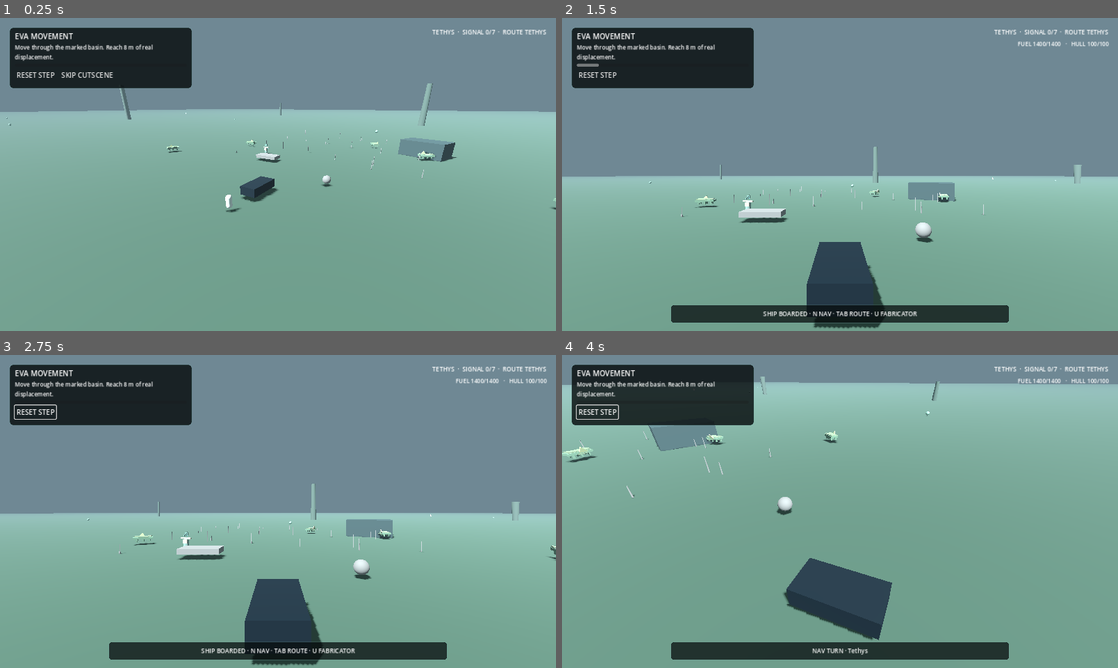
Above: before the commit, frames 1-4 (two rows, left to right).
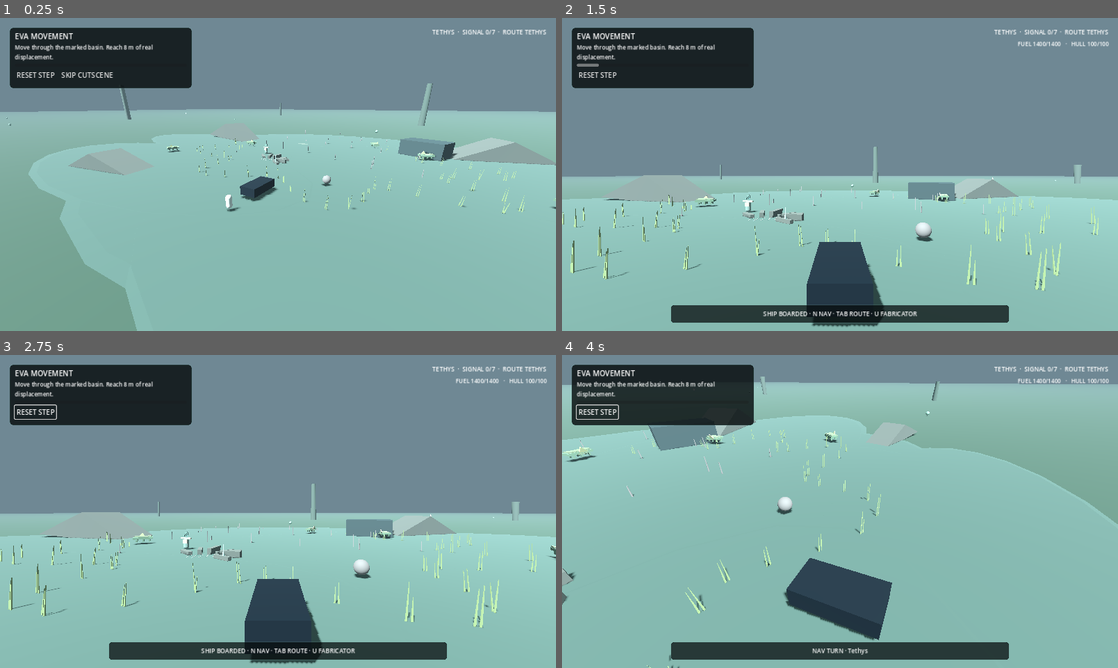
Above: after the commit, the same moments.

Repository: Islandyout/pale-signal
Game: Godot game, scene res://scenes/main.tscn
Same seed, same stepped clock (60 frames per second), same inputs: the game is played once before the commit and once after it.
Inputs (mouse positions are in pixels of both pictures, inside the frame that each line leads up to):
- Up to frame 1 (0.25 s): no input
- Up to frame 2 (1.5 s): click "SKIP CUTSCENE" at 0.5 s; tap Enter at 1.25 s; move the mouse to (962, 158) at 1.27 s; hold D (move_right) from 1.28 s (still down); hold E (interact) from 1.28 s (still down); click (962, 158) at 1.42 s
- Up to frame 3 (2.75 s): tap Space (jump) at 1.52 s; release D (move_right) at 2 s; release E (interact) at 2 s; click "RESET STEP" at 2 s
- Up to frame 4 (4 s): move the mouse to (812, 511) at 2.77 s; hold W (move_forward) from 2.78 s (still down); tap N (nav_toggle) at 2.85 s; move the mouse to (851, 505) at 3.52 s; hold F (scan) from 3.53 s (still down)

The runs differ from the first frame. In frame 1, 50% of the frame differs, in the area x 5-100%, y 37-100%; in frame 2, 37%; in frame 3, 37%; in frame 4, 64%, in the area x 0-100%, y 19-100%.

Commit message:
Mount authored Tethys environment layer

Diff:
--- a/reboot/scenes/main.tscn
+++ b/reboot/scenes/main.tscn
@@ -1,8 +1,9 @@
-[gd_scene load_steps=4 format=3]
+[gd_scene load_steps=5 format=3]
 
 [ext_resource path="res://scripts/game_root.gd" type="Script" id="1_root"]
 [ext_resource path="res://scripts/production_hud.gd" type="Script" id="2_hud"]
 [ext_resource path="res://scripts/wildlife_system.gd" type="Script" id="3_wildlife"]
+[ext_resource path="res://scripts/tethys_environment.gd" type="Script" id="4_tethys_environment"]
 
 [node name="PaleSignalReboot" type="Node3D"]
 script = ExtResource("1_root")
@@ -12,3 +13,6 @@
 
 [node name="TethysWildlife" type="Node3D" parent="."]
 script = ExtResource("3_wildlife")
+
+[node name="TethysEnvironment" type="Node3D" parent="."]
+script = ExtResource("4_tethys_environment")
